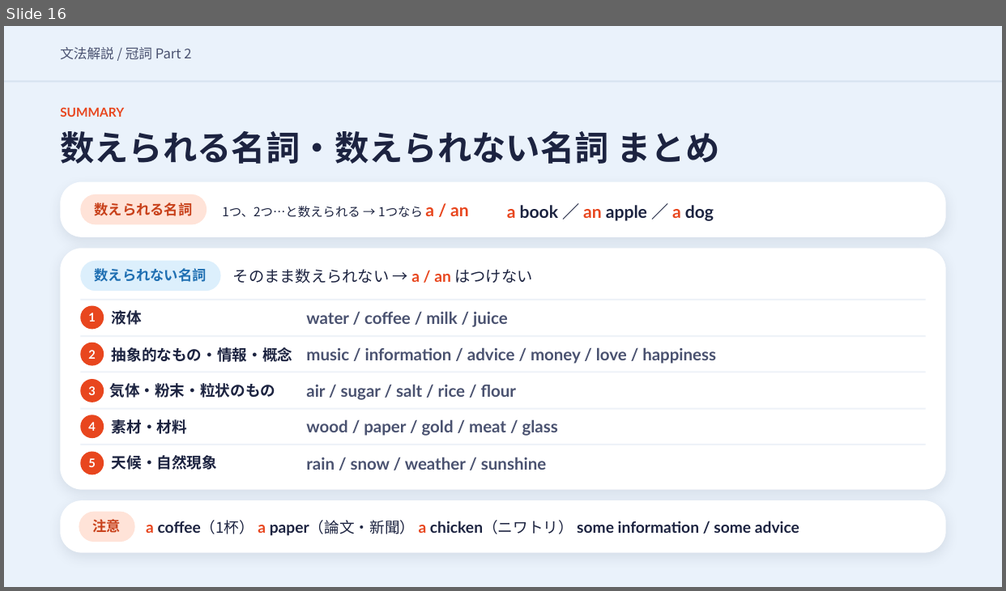
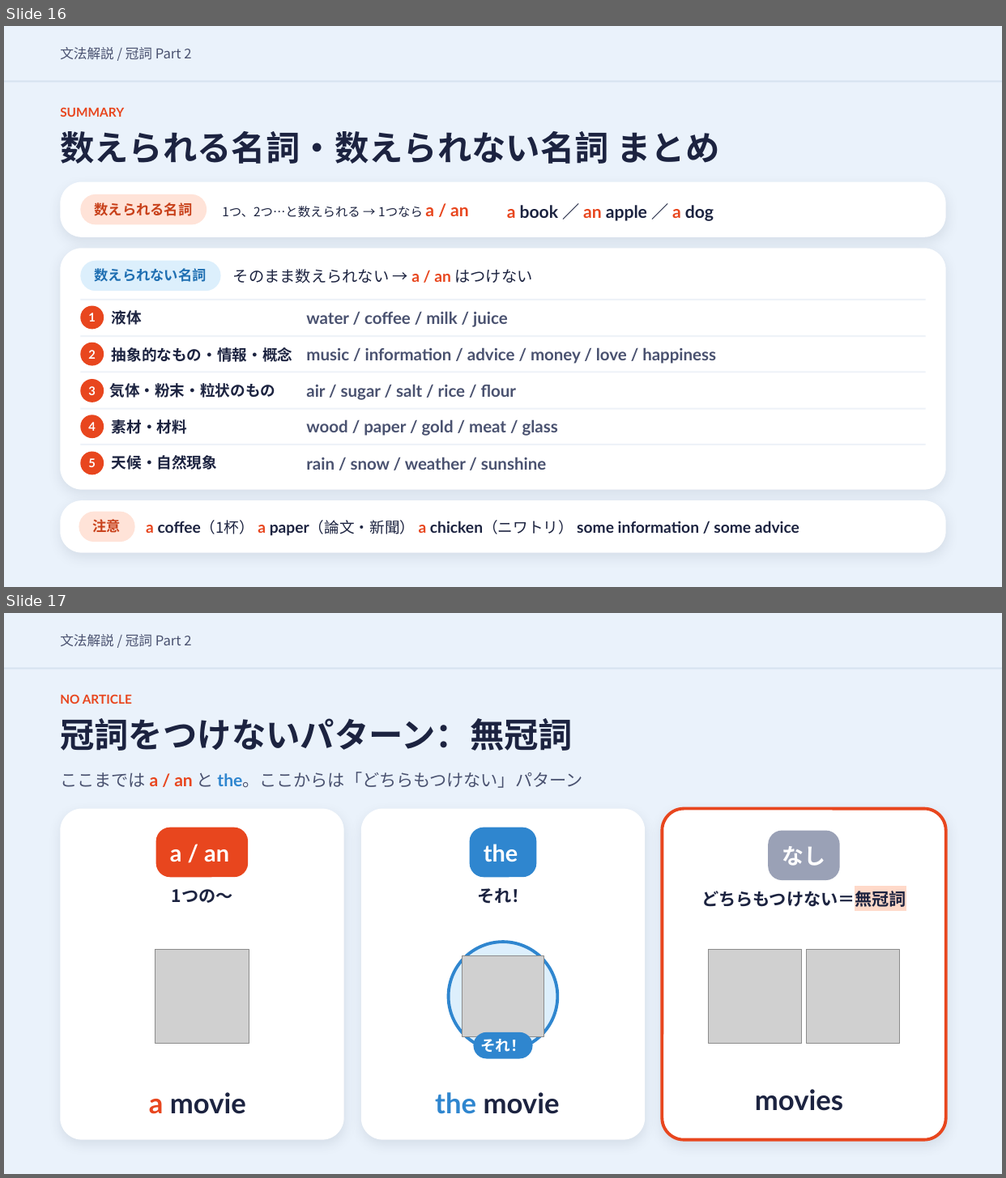
Before and after one commit to hinakajisaki-dev/hina-english, a slide deck: matome/articles-2/articles-2-slides.pptx. Shown one above the other, each under a label of ours: slide 16 before the commit, slides 16 and 17 after it. The pictures are 1006x591 and 1006x1178 pixels, drawn with LibreOffice and Linux fonts; fonts in the diff are those of the drawing; grey boxes stand for pictures. Boxes give left, top, right and bottom in pixels: in the first picture for what was removed or moved away, otherwise in the second. Text is boxed around its words. In the diff, an @@ line names an element or a change of style, - is before the commit and + after.

```diff
--- a/matome/articles-2/articles-2-slides.pptx
+++ b/matome/articles-2/articles-2-slides.pptx
@@ slide 17 added at (4, 613, 1002, 1174), background #EAF2FB @@
@@ text added at (60, 634, 191, 647), 13 pt, text #4A5270 @@
+文法解説 / 冠詞 Part 2
@@ line added from (4, 668) to (1002, 668), #D6E2F0 1.5 pt @@
@@ text added at (60, 694, 132, 704), 12 pt, text #E8461E, bold @@
+NO ARTICLE
@@ text added at (60, 718, 573, 751), 33 pt, text #1C2340, bold @@
+冠詞をつけないパターン：無冠詞
@@ text added at (60, 772, 582, 788), 16.5 pt, text #4A5270 @@
+ここまでは a / an と the。ここからは「どちらもつけない」パターン
@@ rounded rectangle added at (60, 808, 344, 1140), fill #FFFFFF @@
@@ rounded rectangle added at (156, 827, 248, 877), fill #E8461E @@
@@ rounded rectangle added at (361, 808, 645, 1140), fill #FFFFFF @@
@@ rounded rectangle added at (470, 827, 537, 877), fill #2F86CF @@
@@ rounded rectangle added at (662, 808, 946, 1140), fill #FFFFFF, outline #E8461E 3 pt @@
@@ rounded rectangle added at (769, 831, 840, 881), fill #9AA1B6 @@
@@ text added at (170, 850, 229, 862), 22.5 pt, text #FFFFFF, bold @@
+a / an
@@ text added at (484, 844, 518, 862), 22.5 pt, text #FFFFFF, bold @@
+the
@@ text added at (782, 846, 826, 866), 21 pt, text #FFFFFF, bold @@
+なし
@@ text added at (172, 889, 233, 903), 16.5 pt, text #1C2340, bold @@
+1つの〜
@@ text added at (477, 888, 528, 904), 16.5 pt, text #1C2340, bold @@
+それ！
@@ text added at (701, 888, 906, 910), 16.5 pt, text #1C2340, bold @@
+どちらもつけない＝無冠詞
@@ picture added at (155, 950, 249, 1043) @@
@@ ellipse added at (449, 943, 558, 1052), fill #DDEFFC, outline #2F86CF 3 pt @@
@@ picture added at (709, 950, 802, 1043) @@
@@ picture added at (807, 950, 900, 1043) @@
@@ picture added at (462, 956, 543, 1037) @@
@@ rounded rectangle added at (473, 1033, 533, 1059), fill #2F86CF @@
@@ text added at (480, 1039, 526, 1052), 14.5 pt, text #FFFFFF, bold @@
+それ！
@@ text added at (149, 1093, 246, 1114), 27 pt, text #1C2340, bold @@
+a movie
@@ text added at (435, 1093, 560, 1114), 27 pt, text #1C2340, bold @@
+the movie
@@ text added at (755, 1089, 843, 1111), 27 pt, text #1C2340, bold @@
+movies
```
Also in this commit, not shown: 10 slides changed, 1 other slide added, 2 slides removed, 9 other files.
